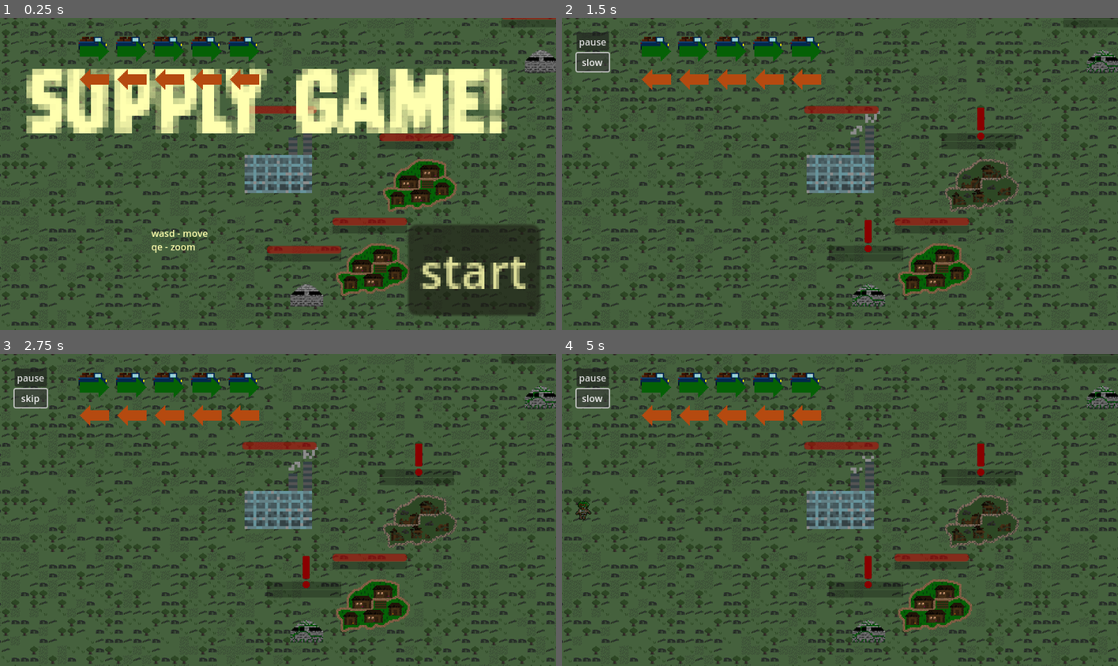
Above: before the commit, frames 1-4 (two rows, left to right).
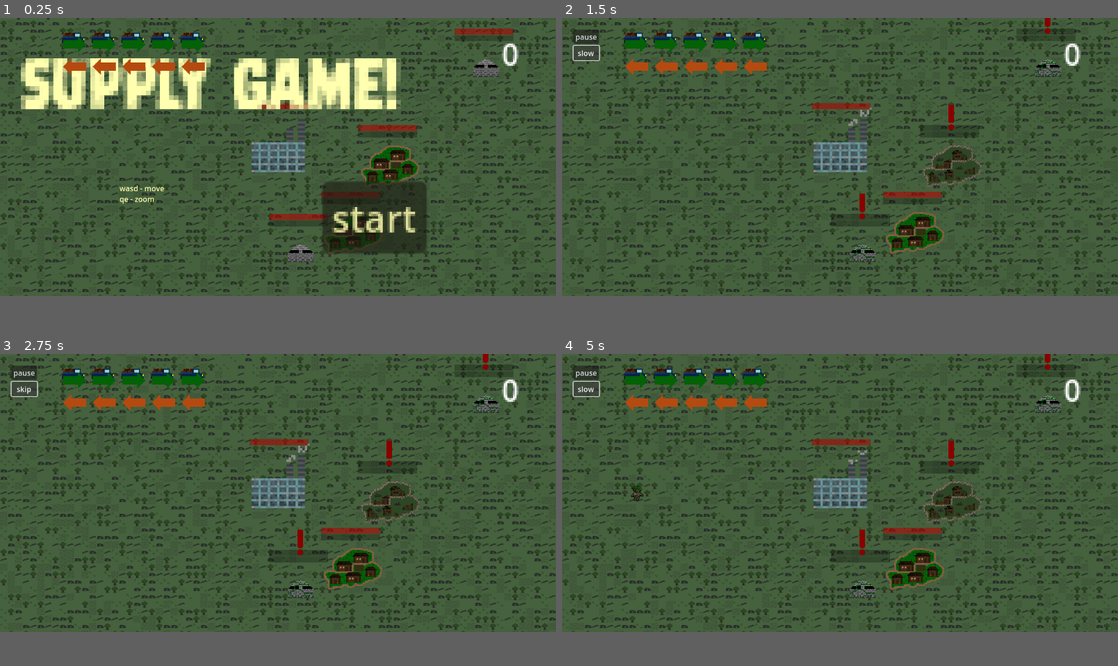
Above: after the commit, the same moments.

Repository: lewis785/ludum-dare-53
Game: Godot game, scene res://scenes/main.tscn
Two runs of this game, one before a commit and one after it. Both use one fixed random seed, a clock stepped at 60 frames per second and the inputs below.
Inputs:
- Up to frame 1 (0.25 s): no input
- Up to frame 2 (1.5 s): click "start" at 0.5 s; click "skip" at 1.25 s
- Up to frame 3 (2.75 s): click "slow" at 2 s
- Up to frame 4 (5 s): click "skip" at 2.75 s; click "slow" at 3.5 s; click "skip" at 4.25 s
In our replay, the window is 800x449 before the commit and 800x400 after it. These sizes can differ from the game's own. Grey fills any space a smaller window leaves; there, only what the larger window draws over its background counts as a difference.

The runs differ from the first frame. In frame 1, 46% of the frame differs, in the area x 0-100%, y 0-100%; in frame 2, 30%; in frame 3, 30%; in frame 4, 30%.

Commit message:
feat: viewport setting

Diff:
--- a/project.godot
+++ b/project.godot
@@ -25,8 +25,8 @@
 
 [display]
 
-window/size/viewport_width=948
-window/size/viewport_height=533
+window/size/viewport_width=1200
+window/size/viewport_height=600
 
 [gui]
 
